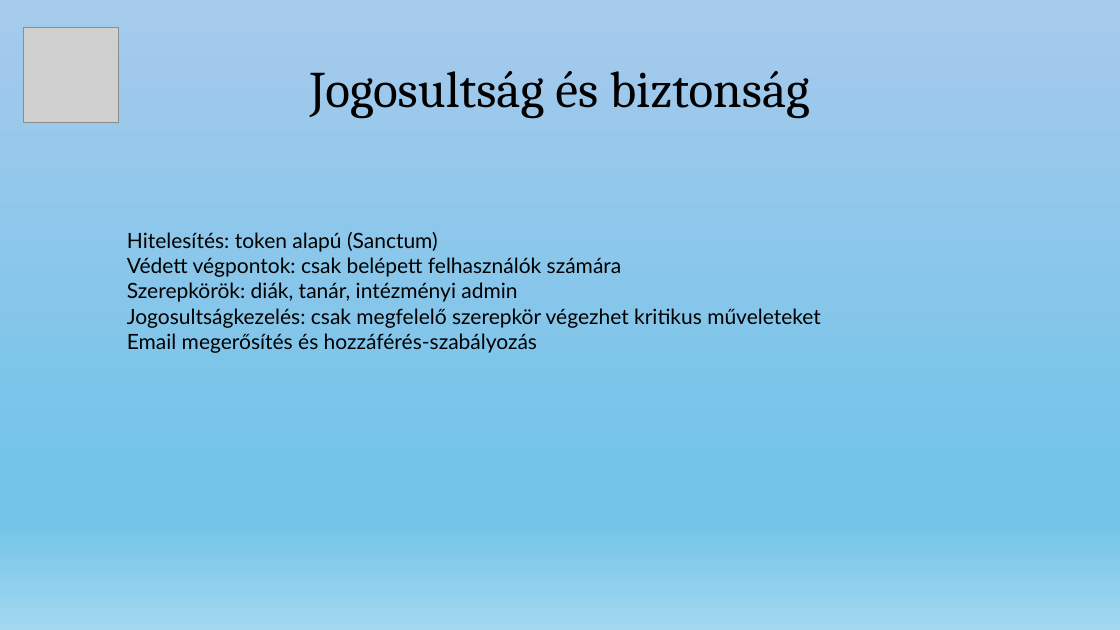
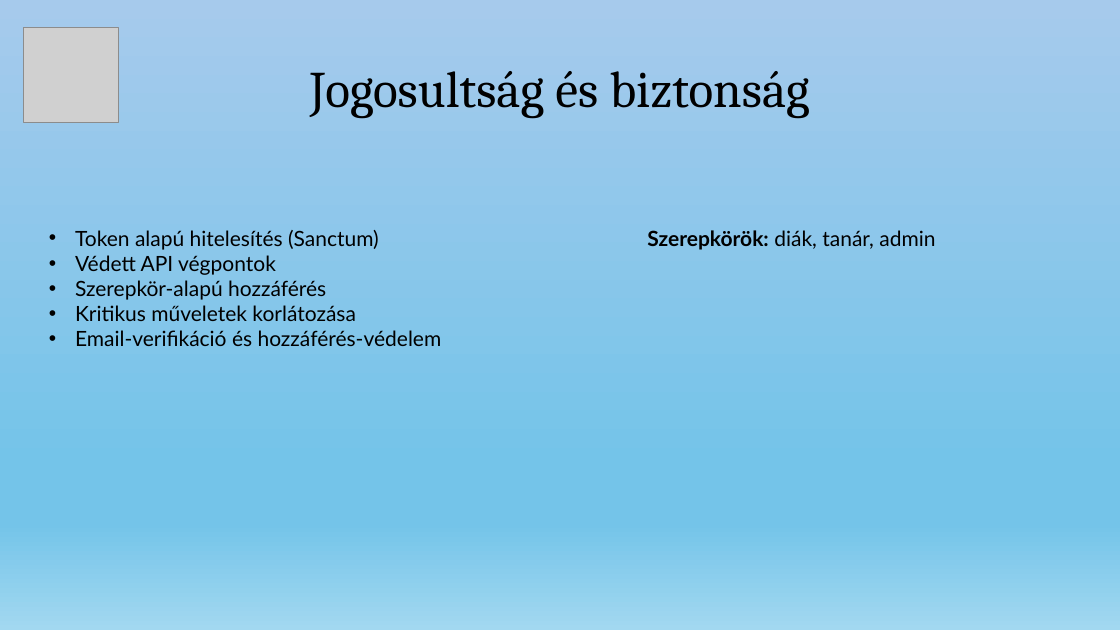
Before and after one commit to nagyls/13_S2_5_vizsgaremek, a slide deck: slide 6 of dokumentumok/EseményTér.pptx. Drawn at 1120x630 pixels with LibreOffice and Linux fonts; fonts in the diff are those of the drawing; grey boxes stand for pictures. Boxes give left, top, right and bottom in pixels: in the first picture for what was removed or moved away, otherwise in the second. Text is boxed around its words. In the diff, an @@ line names an element or a change of style, - is before the commit and + after.

```diff
--- a/dokumentumok/EseményTér.pptx
+++ b/dokumentumok/EseményTér.pptx
@@ text at (75,230,442,346): text changed @@
-Hitelesítés: token alapú (Sanctum)
-Védett végpontok: csak belépett felhasználók számára
-Szerepkörök: diák, tanár, intézményi admin
-Jogosultságkezelés: csak megfelelő szerepkör végezhet kritikus műveleteket
-Email megerősítés és hozzáférés-szabályozás
+• Token alapú hitelesítés (Sanctum)
+• Védett API végpontok
+• Szerepkör-alapú hozzáférés
+• Kritikus műveletek korlátozása
+• Email-verifikáció és hozzáférés-védelem
@@ text added at (647,230,935,250), 18 pt, text #000000 @@
+Szerepkörök: diák, tanár, admin
```
Also in this commit, not shown: 4 other slides changed.
